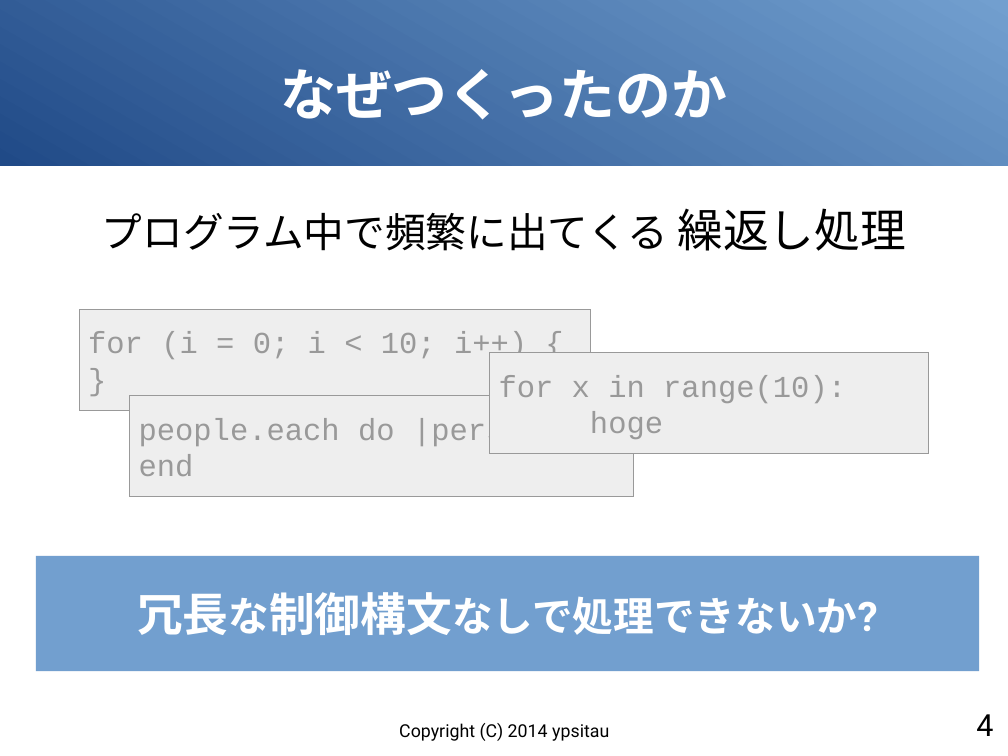
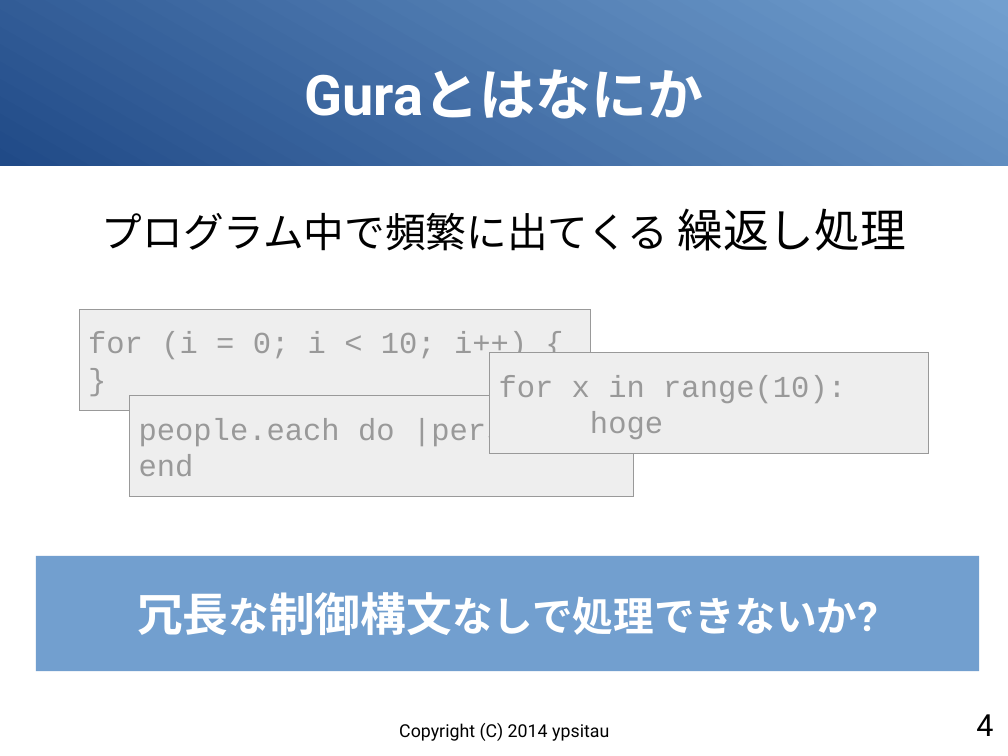
Before and after one commit to gura-lang/gura-doc, a slide deck: slide 4 of presentation/gura-introduction.odp. Drawn at 1008x756 pixels with LibreOffice and Linux fonts; fonts in the diff are those of the drawing. Boxes give left, top, right and bottom in pixels: in the first picture for what was removed or moved away, otherwise in the second. Text is boxed around its words. In the diff, an @@ line names an element or a change of style, - is before the commit and + after.

```diff
--- a/presentation/gura-introduction.odp
+++ b/presentation/gura-introduction.odp
@@ title at [305,69,703,119]: text changed @@
-なぜつくったのか
+Guraとはなにか
```
Also in this commit, not shown: 14 other slides changed, 3 slides added, 3 slides removed.
